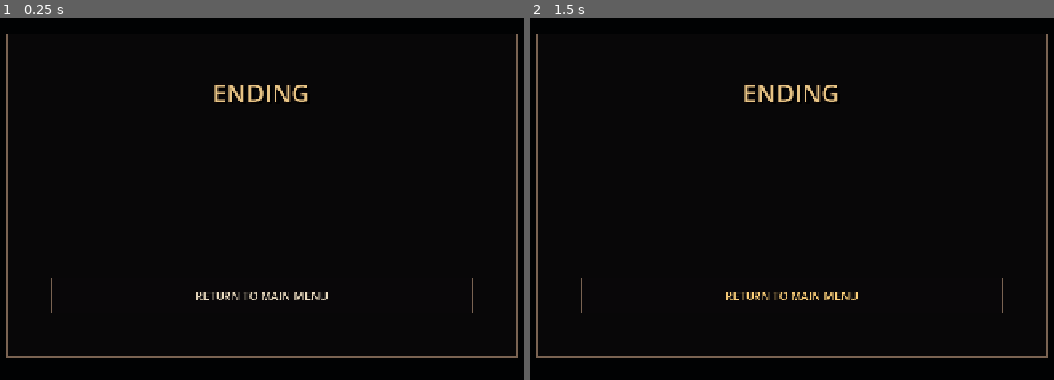
Above: before the commit, frames 1-2 (left to right).
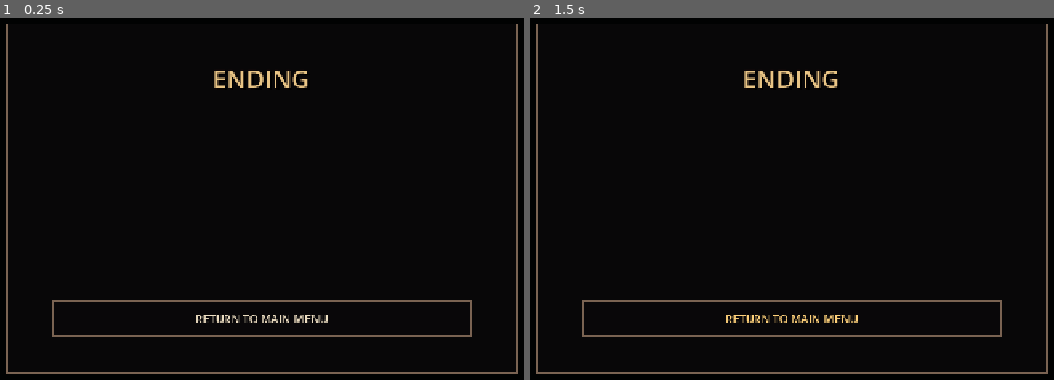
Above: after the commit, the same moments.

Repository: Worawit0/space-dodge-game01
Game: Godot game, scene res://scenes/ui/ending.tscn
The game is run twice, just before and just after one commit, with the same random seed, the same clock (stepped at 60 frames per second) and the same inputs. This scene is started directly instead of the project's main scene.
Inputs:
- Up to frame 1 (0.25 s): no input
- Up to frame 2 (1.5 s): tap Enter at 0.5 s; hold D 0.53-1.25 s; tap E at 0.6 s; tap Space at 0.77 s; click "RETURN TO MAIN MENU" at 1.25 s

The runs differ from the first frame. In frame 1, 3.6% of the frame differs, in the area x 1-99%, y 1-99%; in frame 2, 3.6%.

Commit message:
V9 polish death and ending screens: forsaken_v7/scripts/ui/ending.gd

Diff:
--- a/forsaken_v7/scripts/ui/ending.gd
+++ b/forsaken_v7/scripts/ui/ending.gd
@@ -3,6 +3,7 @@
 signal main_menu
 
 const UI = preload("res://scripts/ui/ui_factory.gd")
+
 var title_label: Label
 var text_label: Label
 var pending_title := "ENDING"
@@ -21,35 +22,52 @@
 		text_label.text = pending_text
 
 func _build() -> void:
-	var bg := ColorRect.new()
-	bg.color = Color(0.006,0.008,0.012,1)
+	var bg := TextureRect.new()
 	bg.set_anchors_and_offsets_preset(Control.PRESET_FULL_RECT)
+	bg.expand_mode = TextureRect.EXPAND_IGNORE_SIZE
+	bg.stretch_mode = TextureRect.STRETCH_KEEP_ASPECT_COVERED
+	if ResourceLoader.exists("res://assets/v9/ui/title_bg.png"):
+		bg.texture = load("res://assets/v9/ui/title_bg.png")
 	add_child(bg)
+
+	var shade := ColorRect.new()
+	shade.color = Color(0.005,0.008,0.012,0.68)
+	shade.set_anchors_and_offsets_preset(Control.PRESET_FULL_RECT)
+	add_child(shade)
+
 	var panel := PanelContainer.new()
 	panel.anchor_left = 0.18
-	panel.anchor_top = 0.14
+	panel.anchor_top = 0.12
 	panel.anchor_right = 0.82
-	panel.anchor_bottom = 0.86
-	panel.add_theme_stylebox_override("panel", UI.panel_style(0.97))
+	panel.anchor_bottom = 0.88
+	panel.add_theme_stylebox_override("panel",UI.panel_style(0.97))
 	add_child(panel)
+
 	var margin := MarginContainer.new()
-	margin.add_theme_constant_override("margin_left", 52)
-	margin.add_theme_constant_override("margin_right", 52)
-	margin.add_theme_constant_override("margin_top", 42)
-	margin.add_theme_constant_override("margin_bottom", 42)
+	margin.add_theme_constant_override("margin_left",54)
+	margin.add_theme_constant_override("margin_right",54)
+	margin.add_theme_constant_override("margin_top",44)
+	margin.add_theme_constant_override("margin_bottom",42)
 	panel.add_child(margin)
+
 	var box := VBoxContainer.new()
 	box.alignment = BoxContainer.ALIGNMENT_CENTER
-	box.add_theme_constant_override("separation", 24)
+	box.add_theme_constant_override("separation",20)
 	margin.add_child(box)
-	title_label = UI.title_label(pending_title, 40)
+
+	title_label = UI.title_label(pending_title,40)
 	box.add_child(title_label)
-	text_label = UI.body_label(pending_text, 20)
+	UI.add_divider(box)
+
+	text_label = UI.body_label(pending_text,18)
 	text_label.horizontal_alignment = HORIZONTAL_ALIGNMENT_CENTER
-	text_label.custom_minimum_size = Vector2(0, 220)
+	text_label.vertical_alignment = VERTICAL_ALIGNMENT_CENTER
+	text_label.custom_minimum_size = Vector2(0,250)
 	box.add_child(text_label)
+
 	var b := Button.new()
 	b.text = "RETURN TO MAIN MENU"
+	b.size_flags_horizontal = Control.SIZE_EXPAND_FILL
 	UI.style_button(b)
 	b.pressed.connect(func(): AudioManager.play_ui(); main_menu.emit())
 	box.add_child(b)
